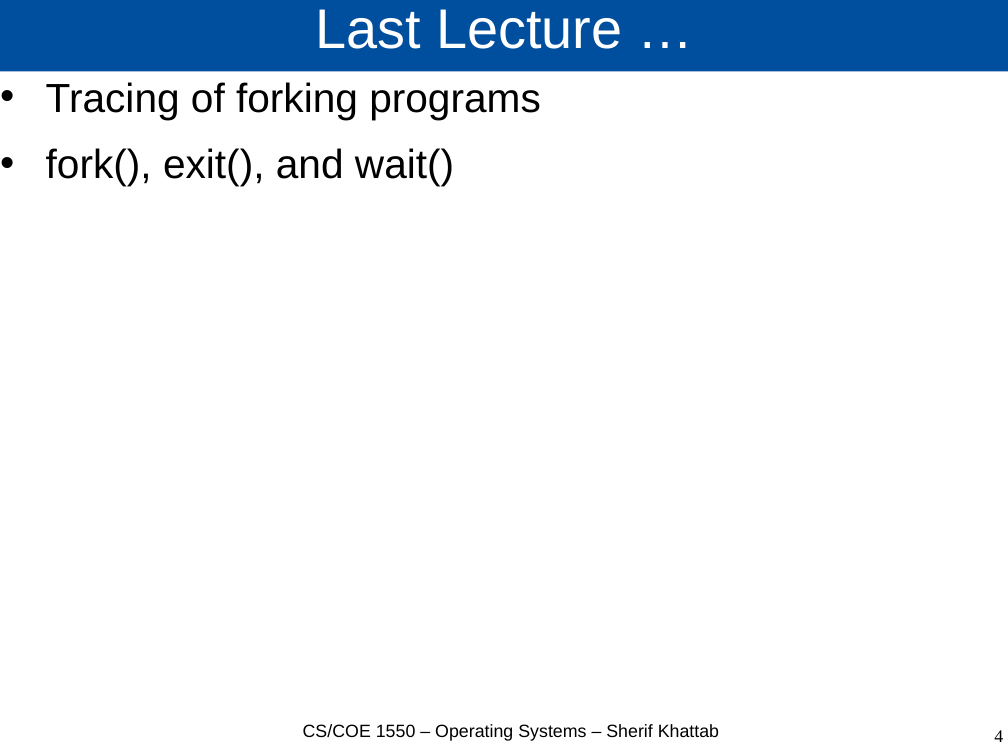
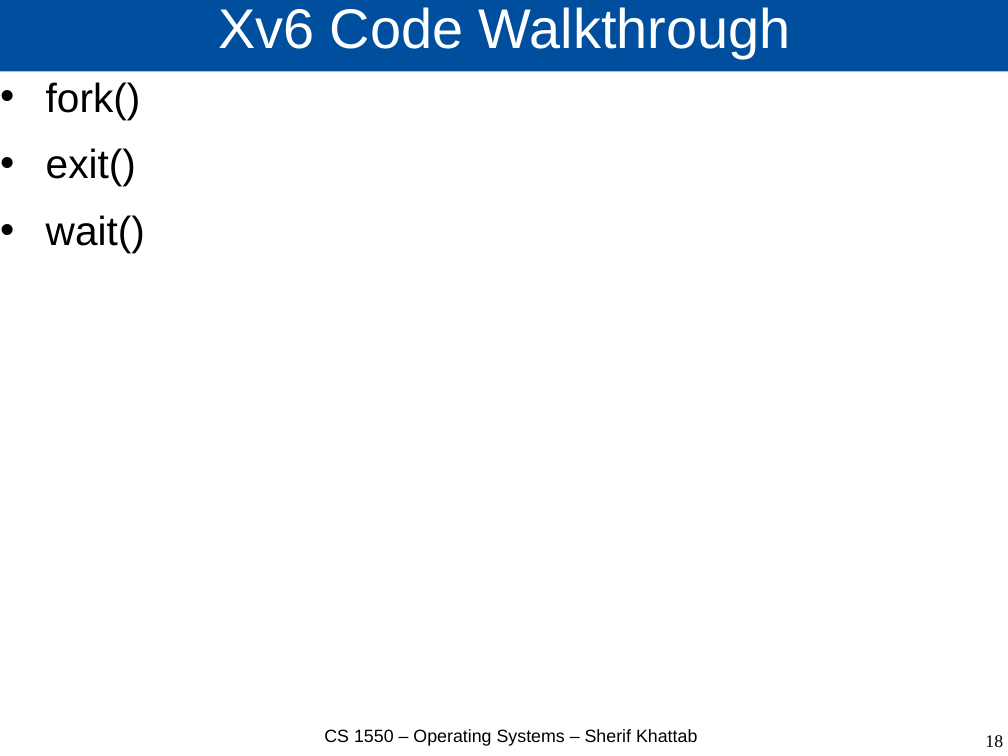
Before and after one commit to cs1550-2224/cs1550-code-handouts, a slide deck: slide 18 of DraftSlides/Lecture5.pptx (slide 4 before the commit). Drawn at 1008x756 pixels with LibreOffice and Linux fonts; fonts in the diff are those of the drawing. Boxes give left, top, right and bottom in pixels: in the first picture for what was removed or moved away, otherwise in the second. Text is boxed around its words. In the diff, an @@ line names an element or a change of style, - is before the commit and + after.

```diff
--- a/DraftSlides/Lecture5.pptx
+++ b/DraftSlides/Lecture5.pptx
@@ title at bbox=[218, 7, 791, 58]: text changed @@
-Last Lecture …
+Xv6 Code Walkthrough
@@ text at bbox=[46, 82, 145, 253]: text changed @@
-• Tracing of forking programs
-• fork(), exit(), and wait()
+• fork()
+• exit()
+• wait()
@@ text at bbox=[324, 729, 697, 746]: text changed @@
-CS/COE 1550 – Operating Systems – Sherif Khattab
+CS 1550 – Operating Systems – Sherif Khattab
@@ page number at bbox=[985, 735, 1003, 747]: text changed @@
-4
+18
```
Also in this commit, not shown: 6 other slides changed, 23 slides added, 5 other files.
